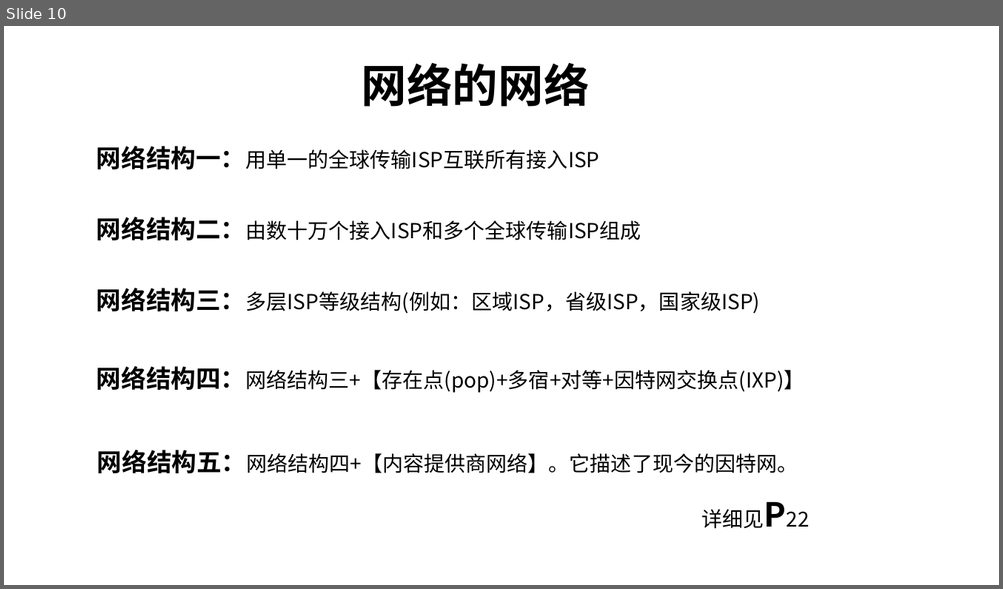
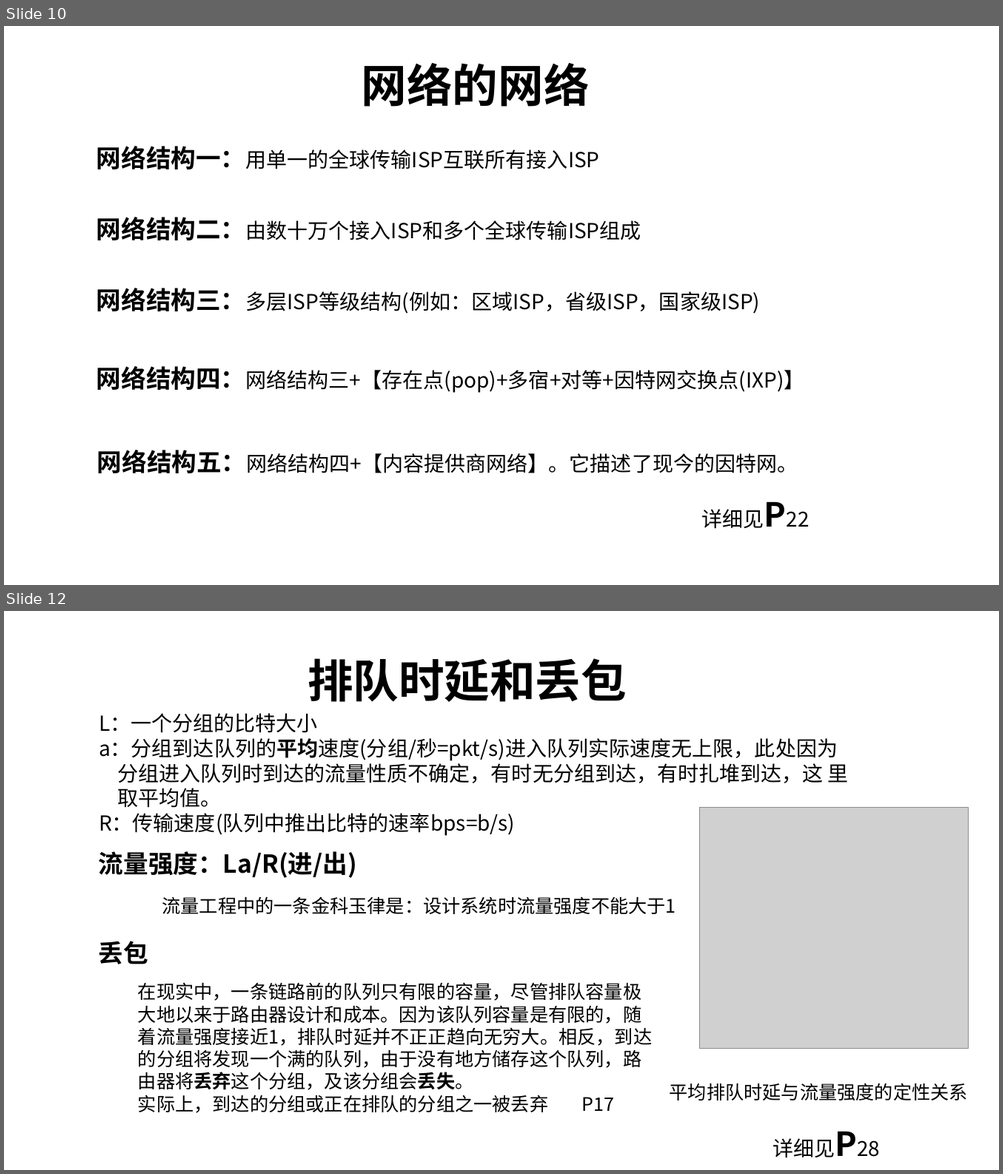
Before and after one commit to kuan525/Computer-Networking-A-top-down-Approach, a slide deck: 计算机网络和因特网.pptx. Shown one above the other, each under a label of ours: slide 10 before the commit, slides 10 and 12 after it; the slides between them are not shown. The pictures are 1003x589 and 1003x1174 pixels, drawn with LibreOffice and Linux fonts; fonts in the diff are those of the drawing; grey boxes stand for pictures. Boxes give left, top, right and bottom in pixels: in the first picture for what was removed or moved away, otherwise in the second. Text is boxed around its words. In the diff, an @@ line names an element or a change of style, - is before the commit and + after.

```diff
--- a/计算机网络和因特网.pptx
+++ b/计算机网络和因特网.pptx
@@ slide 12 added at (x1=4, y1=611, x2=999, y2=1170), background #FFFFFF @@
@@ text added at (x1=307, y1=658, x2=626, y2=702), 44 pt, text #000000, bold @@
+排队时延和丢包
@@ text added at (x1=99, y1=713, x2=848, y2=836), 20 pt, text #000000 @@
+L：一个分组的比特大小
+a：分组到达队列的平均速度(分组/秒=pkt/s)进入队列实际速度无上限，此处因为
+分组进入队列时到达的流量性质不确定，有时无分组到达，有时扎堆到达，这 里
+取平均值。
+R：传输速度(队列中推出比特的速率bps=b/s)
@@ picture added at (x1=700, y1=807, x2=968, y2=1049) @@
@@ text added at (x1=99, y1=851, x2=357, y2=878), 24 pt, text #000000, bold @@
+流量强度：La/R(进/出)
@@ text added at (x1=162, y1=897, x2=676, y2=914), 18 pt, text #000000 @@
+流量工程中的一条金科玉律是：设计系统时流量强度不能大于1
@@ text added at (x1=99, y1=941, x2=148, y2=965), 24 pt, text #000000, bold @@
+丢包
@@ text added at (x1=138, y1=982, x2=652, y2=1113), 18 pt, text #000000 @@
+在现实中，一条链路前的队列只有限的容量，尽管排队容量极大地以来于路由器设计和成本。因为该队列容量是有限的，随着流量强度接近1，排队时延并不正正趋向无穷大。相反，到达的分组将发现一个满的队列，由于没有地方储存这个队列，路由器将丢弃这个分组，及该分组会丢失。
+实际上，到达的分组或正在排队的分组之一被丢弃 P17
@@ text added at (x1=669, y1=1083, x2=967, y2=1101), 18 pt, text #000000 @@
+平均排队时延与流量强度的定性关系
@@ text added at (x1=772, y1=1139, x2=834, y2=1159), 20 pt, text #000000 @@
+详细见P28
```
Also in this commit, not shown: 1 slide changed.
